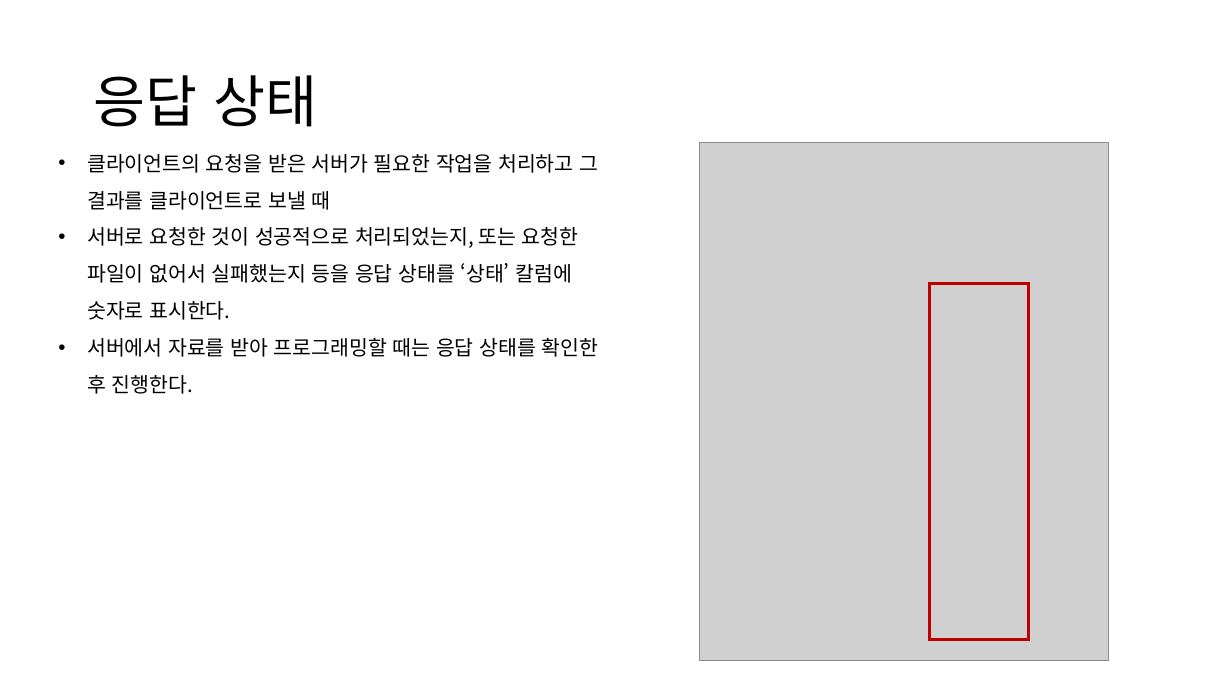
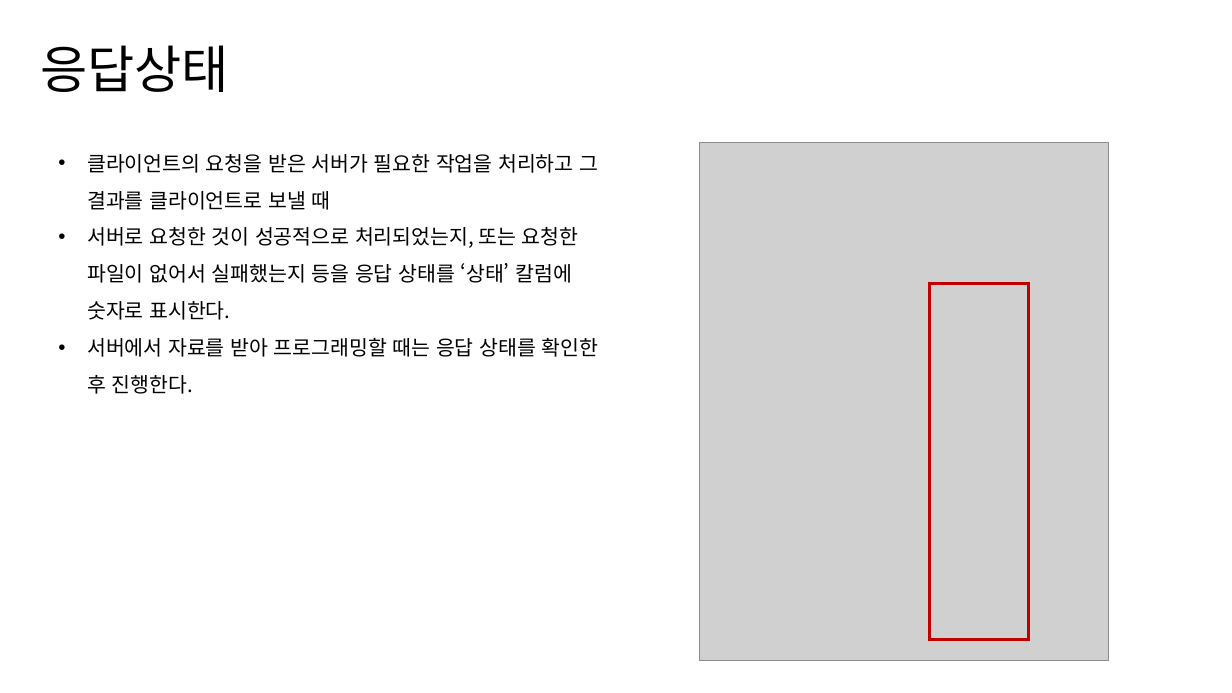
Before and after one commit to hizerdfo/poly_data_javascript_2023, a slide deck: slide 17 of 331-HTTP 통신/331-1.http통신.pptx. Drawn at 1232x693 pixels with LibreOffice and Linux fonts; fonts in the diff are those of the drawing; grey boxes stand for pictures. Boxes give left, top, right and bottom in pixels: in the first picture for what was removed or moved away, otherwise in the second. Text is boxed around its words. In the diff, an @@ line names an element or a change of style, - is before the commit and + after.

```diff
--- a/331-HTTP 통신/331-1.http통신.pptx
+++ b/331-HTTP 통신/331-1.http통신.pptx
@@ text "응답상태" at (40, 45, 229, 92): vertical alignment middle to top @@
@@ text at (40, 45, 229, 92): text changed; size 44 to 40 pt @@
-응답 상태
+응답상태
```
Also in this commit, not shown: 8 other slides changed, 44 other files.
